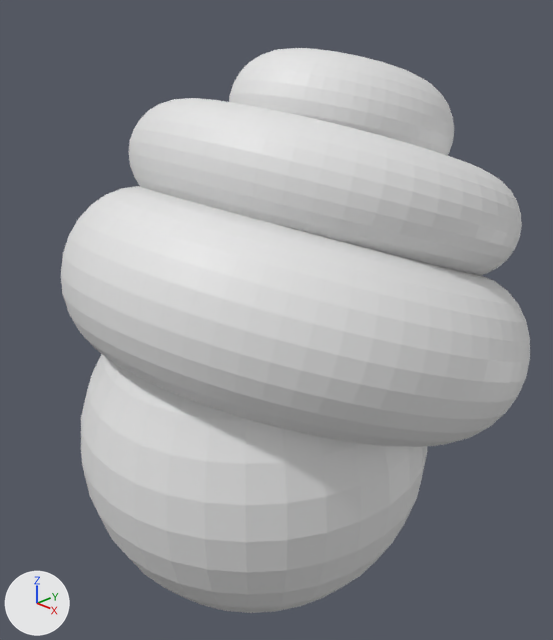
Before and after pictures for a commit that changed the Blender file project.blend.
The view is the same before and after, from a camera (50 mm lens) standing at (2.85, -2.58, 2.31) and looking at (-0.12, 0.28, 0.58). The axes (+X, +Y, +Z) are drawn at lower left. The lights are the same throughout.
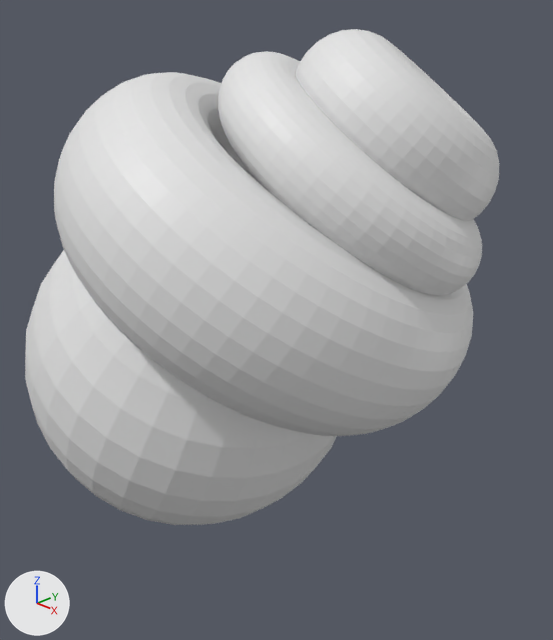
What differs and where, as boxes (x1, y1, x2, y2) in the pictures (553 x 640 px):
'Torus', moved, turned, rescaled
    before: (61, 186, 530, 447)
    after: (54, 72, 473, 436)
'Sphere', moved, turned, rescaled
    before: (81, 354, 428, 613)
    after: (25, 250, 337, 525)
'Torus.001', moved, turned, rescaled
    before: (129, 98, 522, 276)
    after: (218, 51, 482, 296)
'Torus.003', moved, turned, rescaled
    before: (229, 48, 454, 155)
    after: (296, 29, 499, 221)

The edits, one by one:
Object 'Sphere' (ob_sphere) moves from (0.0, 0.0, 0.0) to (-0.547, 0.0, 0.288).
Object 'Sphere' (ob_sphere) turns from (0, 0, 0) to (0, 29, 0) degrees about x, y and z.
Object 'Sphere' (ob_sphere) is rescaled from (1.0, 1.0, 1.0) to (1.02, 1.0, 1.03).
Object 'Torus' (ob_torus) moves from (0.029, 0.298, 0.699) to (-0.118, 0.298, 1.011).
Object 'Torus' (ob_torus) turns from (-21, 0, 0) to (-21, 29, 0) degrees about x, y and z.
Object 'Torus' (ob_torus) is rescaled from (-1.14, -1.15, -1.33) to (-1.05, -1.16, -1.43).
Object 'Torus.001' (ob_torus_001) moves from (0.0, 0.534, 1.32) to (0.28, 0.452, 1.474).
Object 'Torus.001' (ob_torus_001) turns from (-19, 0, 0) to (-22, 32, 0.4) degrees about x, y and z.
Object 'Torus.001' (ob_torus_001) is rescaled from (1.0, 1.0, 1.0) to (0.753, 0.743, 0.76).
Object 'Torus.003' (ob_torus_003) moves from (0.0, 0.677, 1.684) to (0.394, 0.651, 1.667).
Object 'Torus.003' (ob_torus_003) turns from (-17, -1.3, 1) to (-22, 35, 4.3) degrees about x, y and z.
Object 'Torus.003' (ob_torus_003) is rescaled from (1.0, 1.15, 1.03) to (1.02, 1.16, 1.06).
